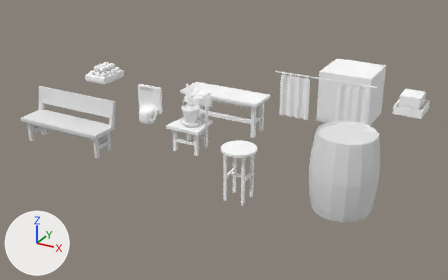
Two versions of the Blender file assets/furnishings.blend, one commit apart.
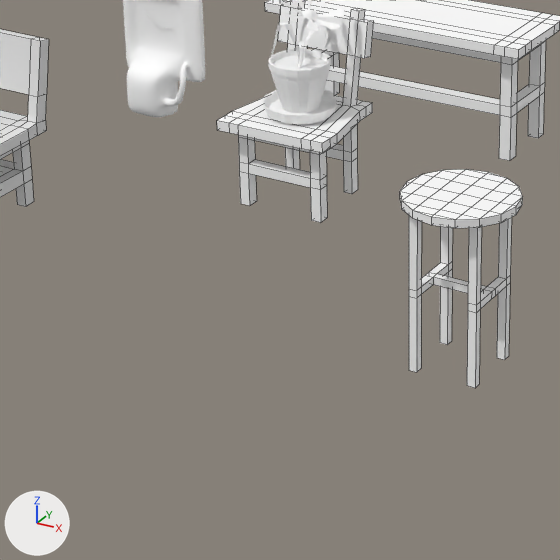
Each version appears first whole from a 50 mm camera at (4.09, -9.21, 4.38) aimed at (-1.48, 0.93, -0.68), and next in a close-up on the part from 23% to 60% of the width and 32% to 92% of the height. Arrows for +X, +Y and +Z are at lower left; the lights stay in place. The close-ups show mesh edges as thin lines.

The scene before the commit, as lines of its bpy script (objects in view):
```python
me_circle = bpy.data.meshes.new('Circle')
me_circle.from_pydata(...)  # 162 vertices, 182 faces; spans x -0.449..0.449, y -0.449..0.449, z -0.86..0.541
me_circle.materials.append(mat_material_029)  # white #ffffff
me_cube_008 = bpy.data.meshes.new('Cube.008')
me_cube_008.from_pydata(...)  # 614 vertices, 382 faces; spans x -1.3..1.4, y -38.8..9.3, z -41.3..34.6
me_cube_008.materials.append(mat_material_027)  # white #ffffff
me_cube_010 = bpy.data.meshes.new('Cube.010')
me_cube_010.from_pydata(...)  # 136 vertices, 140 faces; spans x -1.0..1.0, y -1.0..1.0, z -25.3..1.0
me_cube_010.materials.append(mat_material_030)  # white #ffffff
ob_clock01 = bpy.data.objects.new('Clock01', me_cube_008)
ob_clock01.location = (-2.611, 0.0, 0.207)
ob_clock01.scale = (0.2, 0.00438, 0.0103)
_m = ob_clock01.modifiers.new('Subsurf', 'SUBSURF')
ob_stool1 = bpy.data.objects.new('Stool1', me_circle)
ob_stool1.location = (0.009, -1.297, 0.004)
ob_stool1.scale = (0.646, 0.646, 0.646)
ob_table1 = bpy.data.objects.new('Table1', me_cube_010)
ob_table1.location = (-1.812, 1.568, 0.052)
ob_table1.scale = (0.89, 0.332, 0.0293)
# also in view: 'Cube' at (-4.5, -0.28, -0.44); 'Chair1' at (-1.69, 0.02, -0.02); 'FlowerPot01' at (-1.65, 0.0, 0.37)
```
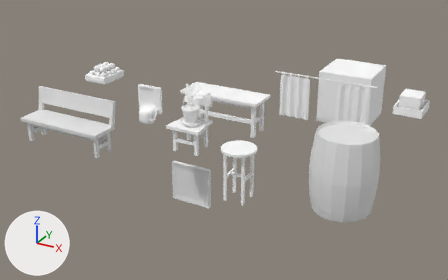
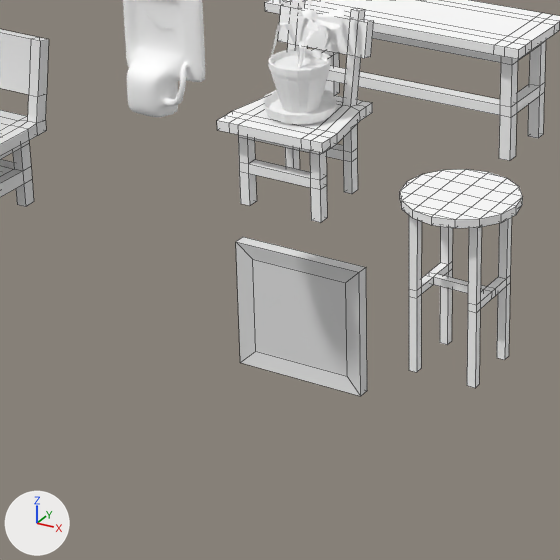
Location of each change, (x1, y1, x2, y2) in pixels of the close-ups (560 x 560 px):
'Picture1', added
    after: (236, 237, 367, 396)

Edits to the bpy script that builds the scene:
```text
Add mat_material_004:
    mat_material_004 = diffuse_material('Material.004')
    mat_material_004.base_color = (0.8, 0.8, 0.8)  # white #e7e7e7
Add me_cube_004:
    me_cube_004.from_pydata([(-1.0, -1.0, -1.0), (-1.0, 1.0, -1.0), (1.0, 1.0, -1.0), (1.0, -1.0, -1.0), (-1.0, -1.0, 1.0), (-1.0, 1.0, 1.0), (1.0, 1.0, 1.0), (1.0, -1.0, 1.0), (-0.76, -0.54, -0.76), (0.76, -0.54, -0.76), (-0.76, -0.54, 0.76), (0.76, -0.54, 0.76)], [], [(4, 5, 1, 0), (5, 6, 2, 1), (6, 7, 3, 2), (0, 3, 9, 8), (0, 1, 2, 3), (7, 6, 5, 4), (11, 10, 8, 9), (7, 4, 10, 11), (3, 7, 11, 9), (4, 0, 8, 10)])
    me_cube_004.materials.append(mat_material_004)  # its picture is missing
Add ob_picture1:
    ob_picture1 = bpy.data.objects.new('Picture1', me_cube_004)
    ob_picture1.location = (-2.273, 0.899, -1.884)
    ob_picture1.scale = (0.461, 0.0428, 0.445)
```
